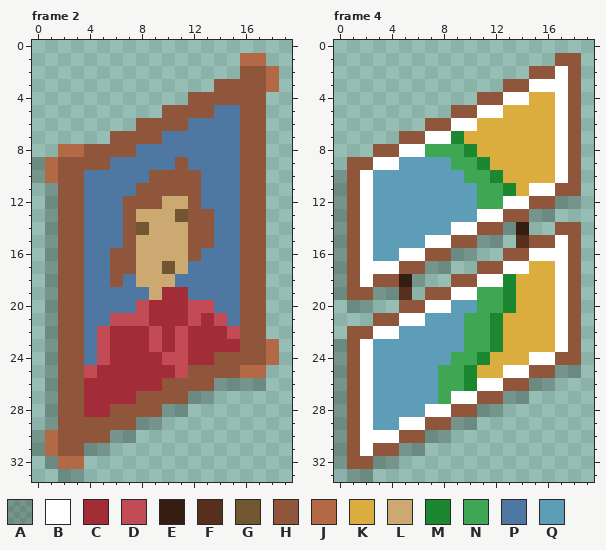
Two states of a pixel-art file, Assets/Addressables/Sprites/Selectables/Furniture/.Painting.aseprite. The picture above was drawn from the file before the commit.
20x34 pixels, 4 frames. Shown: frame 2, frame 4. The commit also changed other frames, which this record leaves out.
Palette (. is transparent): A #00000039  B #ffffff  C #a22c37  D #c34b56  E #351d11  F #572f1c  G #715730  H #8f563b  J #b36946  K #dbac3e  L #cca971  M #1b8831  N #3fa654  P #4e77a2  Q #5d9db7
The result:
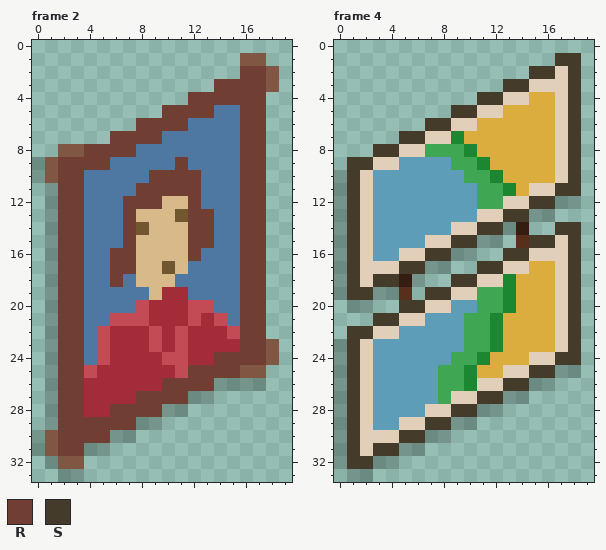
Colours new in this view: R #703e33  S #443b2a
The exact change:
@@ palette @@
-B #ffffff
+B #e1cfb9
-J #b36946
+J #805743
-L #cca971
+L #d8b989
--- frame 2
@@ x 0..19 @@
  1 ................JJ..
- 2 ................HHJ.
- 3 ..............HHHHJ.
- 4 ............HHHHHH..
- 5 ..........HHHHPPHH..
- 6 ........HHHHPPPPHH..
- 7 ......HHHHPPPPPPHH..
- 8 ..JJHHHHPPPPPPPPHH..
- 9 AJHHHHPPPPPHPPPPHH..
-10 AJHHPPPPPHHHHPPPHH..
-11 .AHHPPPPHHHHHPPPHH..
-12 .AHHPPPHHHLLHPPPHH..
-13 .AHHPPPHLLLGHHPPHH..
-14 .AHHPPPHGLLLHHPPHH..
-15 .AHHPPPHLLLLHHPPHH..
-16 .AHHPPHHLLLLHPPPHH..
-17 .AHHPPHHLLGLPPPPHH..
-18 .AHHPPHPLLLPPPPPHH..
-19 .AHHPPPPPLCCPPPPHH..
-20 .AHHPPPPDCCCDDPPHH..
-21 .AHHPPDDDCCCDCDPHH..
-22 .AHHPDCCCDCDCCCDHH..
-23 .AHHPDCCCDCDCCCCHHJ.
-24 .AHHPDCCCCDDCCHHHHJ.
-25 .AHHDCCCCCCDHHHHJJ..
-26 .AHHCCCCCCHHHHAAAA..
-27 .AHHCCCCHHHHAA......
-28 .AHHCCHHHHAA........
-29 .AHHHHHHAA..........
-30 AJHHHHAA............
-31 AJHHAA..............
+ 2 ................RRJ.
+ 3 ..............RRRRJ.
+ 4 ............RRRRRR..
+ 5 ..........RRRRPPRR..
+ 6 ........RRRRPPPPRR..
+ 7 ......RRRRPPPPPPRR..
+ 8 ..JJRRRRPPPPPPPPRR..
+ 9 AJRRRRPPPPPRPPPPRR..
+10 AJRRPPPPPRRRRPPPRR..
+11 .ARRPPPPRRRRRPPPRR..
+12 .ARRPPPRRRLLRPPPRR..
+13 .ARRPPPRLLLGRRPPRR..
+14 .ARRPPPRGLLLRRPPRR..
+15 .ARRPPPRLLLLRRPPRR..
+16 .ARRPPRRLLLLRPPPRR..
+17 .ARRPPRRLLGLPPPPRR..
+18 .ARRPPRPLLLPPPPPRR..
+19 .ARRPPPPPLCCPPPPRR..
+20 .ARRPPPPDCCCDDPPRR..
+21 .ARRPPDDDCCCDCDPRR..
+22 .ARRPDCCCDCDCCCDRR..
+23 .ARRPDCCCDCDCCCCRRJ.
+24 .ARRPDCCCCDDCCRRRRJ.
+25 .ARRDCCCCCCDRRRRJJ..
+26 .ARRCCCCCCRRRRAAAA..
+27 .ARRCCCCRRRRAA......
+28 .ARRCCRRRRAA........
+29 .ARRRRRRAA..........
+30 AJRRRRAA............
+31 AJRRAA..............
 32 .AJJ................
--- frame 4
@@ x 0..19 @@
  0 ....................
- 1 .................HH.
- 2 ...............HHBH.
- 3 .............HHBBBH.
- 4 ...........HHBBKKBH.
- 5 .........HHBBKKKKBH.
- 6 .......HHBBKKKKKKBH.
- 7 .....HHBBMKKKKKKKBH.
- 8 ...HHBBNNNMKKKKKKBH.
- 9 .HHBBQQQQNNMKKKKKBH.
-10 AHBQQQQQQQNNMKKKKBH.
-11 AHBQQQQQQQQNNMKBBHH.
-12 AHBQQQQQQQQNNBBHHAA.
-13 AHBQQQQQQQQBBHHAA...
-14 AHBQQQQQQBBHHAE..HH.
-15 AHBQQQQBBHHAA.FHHBH.
-16 AHBQQBBHHAA..HHBBBH.
-17 AHBBBHHAA..HHBBKKBH.
-18 AHBHHEA..HHBBMKKKBH.
-19 AHHAAF.HHBBNNMKKKBH.
-20 .AA..HHBBQQNNMKKKBH.
-21 ...HHBBQQQNNMKKKKBH.
-22 .HHBBQQQQQNNMKKKKBH.
-23 AHBQQQQQQQNNMKKKKBH.
-24 AHBQQQQQQNNMKKKBBHH.
-25 AHBQQQQQNNMKKBBHHAA.
-26 AHBQQQQQNNMBBHHAA...
-27 AHBQQQQQNBBHHAA.....
-28 AHBQQQQBBHHAA.......
-29 AHBQQBBHHAA.........
-30 AHBBBHHAA...........
-31 AHBHHAA.............
-32 AHHAA...............
+ 1 .................SS.
+ 2 ...............SSBS.
+ 3 .............SSBBBS.
+ 4 ...........SSBBKKBS.
+ 5 .........SSBBKKKKBS.
+ 6 .......SSBBKKKKKKBS.
+ 7 .....SSBBMKKKKKKKBS.
+ 8 ...SSBBNNNMKKKKKKBS.
+ 9 .SSBBQQQQNNMKKKKKBS.
+10 ASBQQQQQQQNNMKKKKBS.
+11 ASBQQQQQQQQNNMKBBSS.
+12 ASBQQQQQQQQNNBBSSAA.
+13 ASBQQQQQQQQBBSSAA...
+14 ASBQQQQQQBBSSAE..SS.
+15 ASBQQQQBBSSAA.FSSBS.
+16 ASBQQBBSSAA..SSBBBS.
+17 ASBBBSSAA..SSBBKKBS.
+18 ASBSSEA..SSBBMKKKBS.
+19 ASSAAF.SSBBNNMKKKBS.
+20 .AA..SSBBQQNNMKKKBS.
+21 ...SSBBQQQNNMKKKKBS.
+22 .SSBBQQQQQNNMKKKKBS.
+23 ASBQQQQQQQNNMKKKKBS.
+24 ASBQQQQQQNNMKKKBBSS.
+25 ASBQQQQQNNMKKBBSSAA.
+26 ASBQQQQQNNMBBSSAA...
+27 ASBQQQQQNBBSSAA.....
+28 ASBQQQQBBSSAA.......
+29 ASBQQBBSSAA.........
+30 ASBBBSSAA...........
+31 ASBSSAA.............
+32 ASSAA...............
 33 .AA.................
Changed places in both pictures, as pixel boxes (x1, y1, x2, y2):
changed: (45, 53, 279, 469)
changed: (347, 53, 581, 469)
